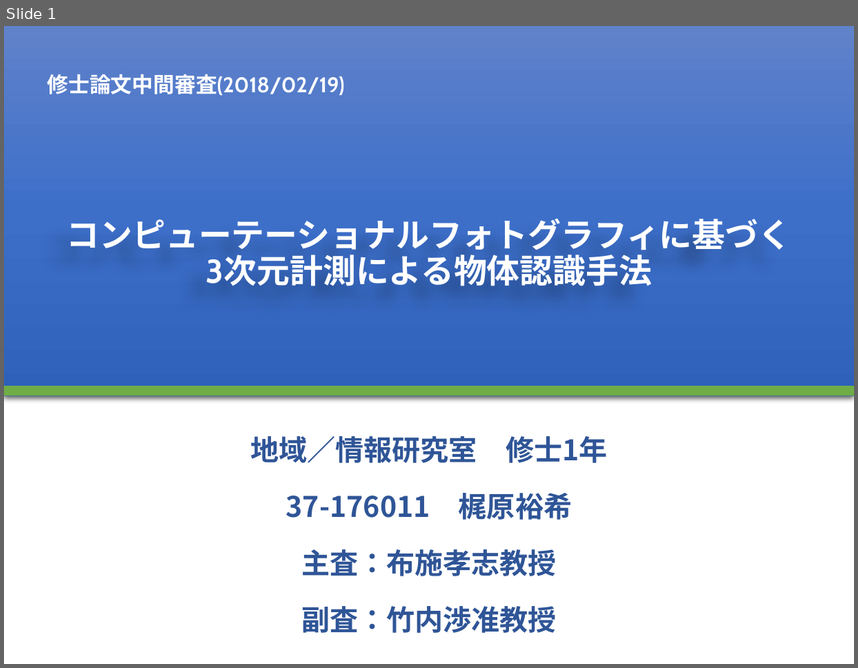
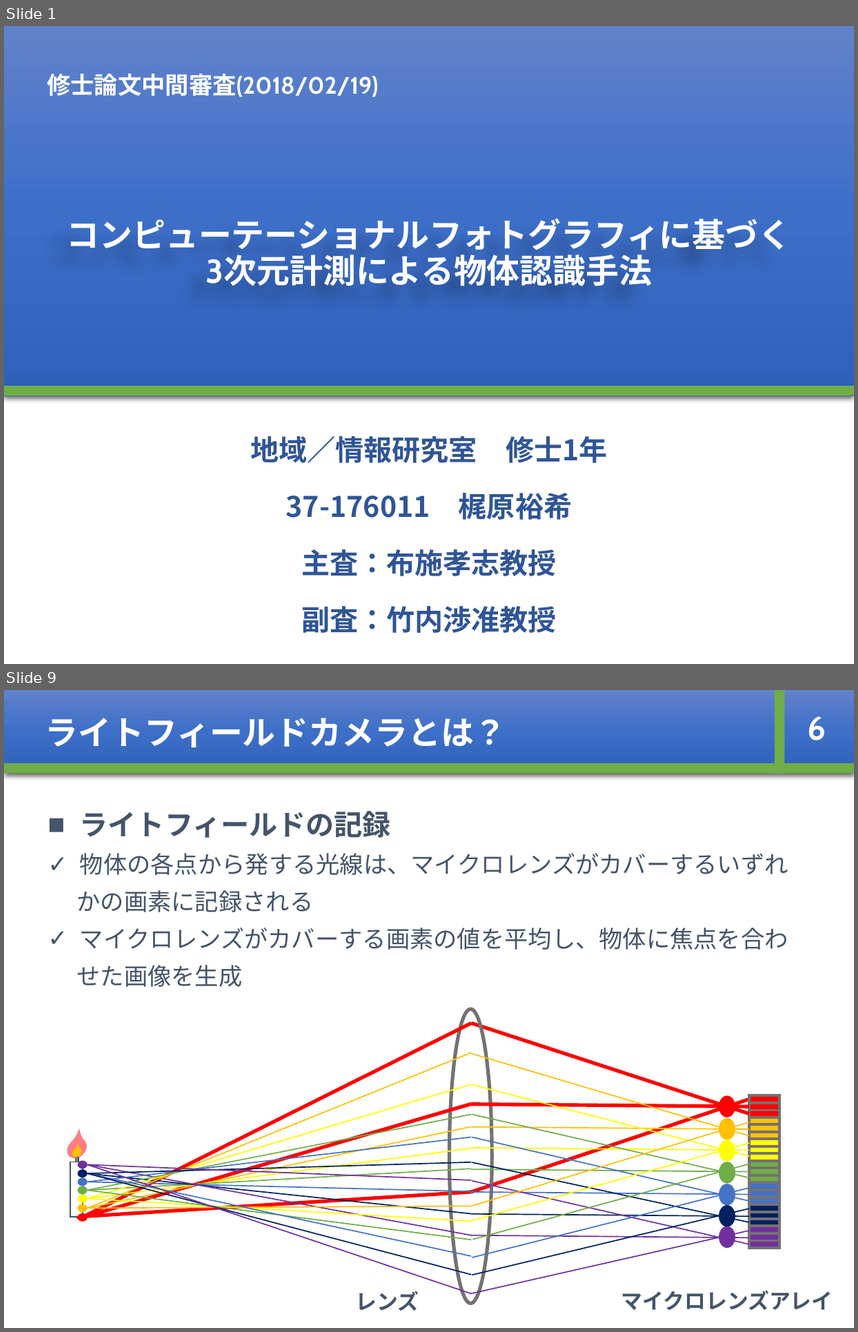
Before and after one commit to whcitizen/citizen_thesis, a slide deck: 03_mid_presentation/mid-presentation_20180219.pptx. Shown one above the other, each under a label of ours: slide 1 before the commit, slides 1 and 9 after it; the slides between them are not shown. The pictures are 858x668 and 858x1332 pixels, drawn with LibreOffice and Linux fonts; fonts in the diff are those of the drawing. Boxes give left, top, right and bottom in pixels: in the first picture for what was removed or moved away, otherwise in the second. Text is boxed around its words. In the diff, an @@ line names an element or a change of style, - is before the commit and + after.

Commit message:
180215 15:30
中間発表資料を大幅更新

```diff
--- a/03_mid_presentation/mid-presentation_20180219.pptx
+++ b/03_mid_presentation/mid-presentation_20180219.pptx
@@ slide 9 added at (x1=4, y1=690, x2=854, y2=1328), background #FFFFFF @@
@@ rectangle added at (x1=4, y1=690, x2=854, y2=773), fill gradient #6183CB to #3E70CA to #3062BB, 28 pt, text #FFFFFF, bold @@
+ライトフィールドカメラとは？
@@ rectangle added at (x1=775, y1=690, x2=785, y2=773), fill #70AD47 @@
@@ text added at (x1=808, y1=716, x2=826, y2=740), 28 pt, text #FFFFFF, bold @@
+6
@@ rectangle added at (x1=4, y1=763, x2=854, y2=773), fill #70AD47 @@
@@ text added at (x1=77, y1=811, x2=789, y2=987), 20 pt, text #44546A @@
+■ ライトフィールドの記録
+✓ 物体の各点から発する光線は、マイクロレンズがカバーするいずれ
+かの画素に記録される
+✓ マイクロレンズがカバーする画素の値を平均し、物体に焦点を合わ
+せた画像を生成
@@ group added at (x1=63, y1=1009, x2=780, y2=1303): 42 lines, 23 rectangles, 15 ellipses, 2 teardrops @@
@@ text added at (x1=622, y1=1290, x2=833, y2=1310), 18 pt, text #44546A, bold @@
+マイクロレンズアレイ
@@ text added at (x1=356, y1=1290, x2=419, y2=1310), 18 pt, text #44546A, bold @@
+レンズ
@@ slide 1 changed as well @@
@@ text "修士論文中間審査(2018/02/19)" at (x1=47, y1=74, x2=378, y2=97): size 18 to 20 pt @@
```
Also in this commit, not shown: 11 other slides changed, 7 other slides added, 3 slides removed.
